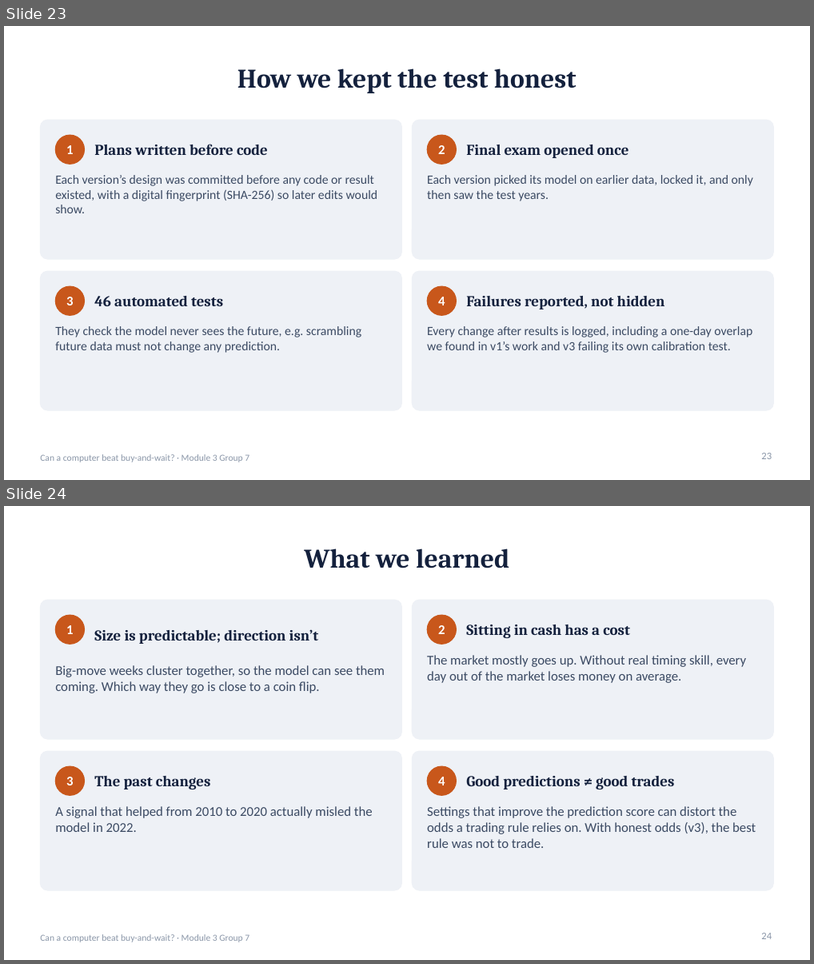
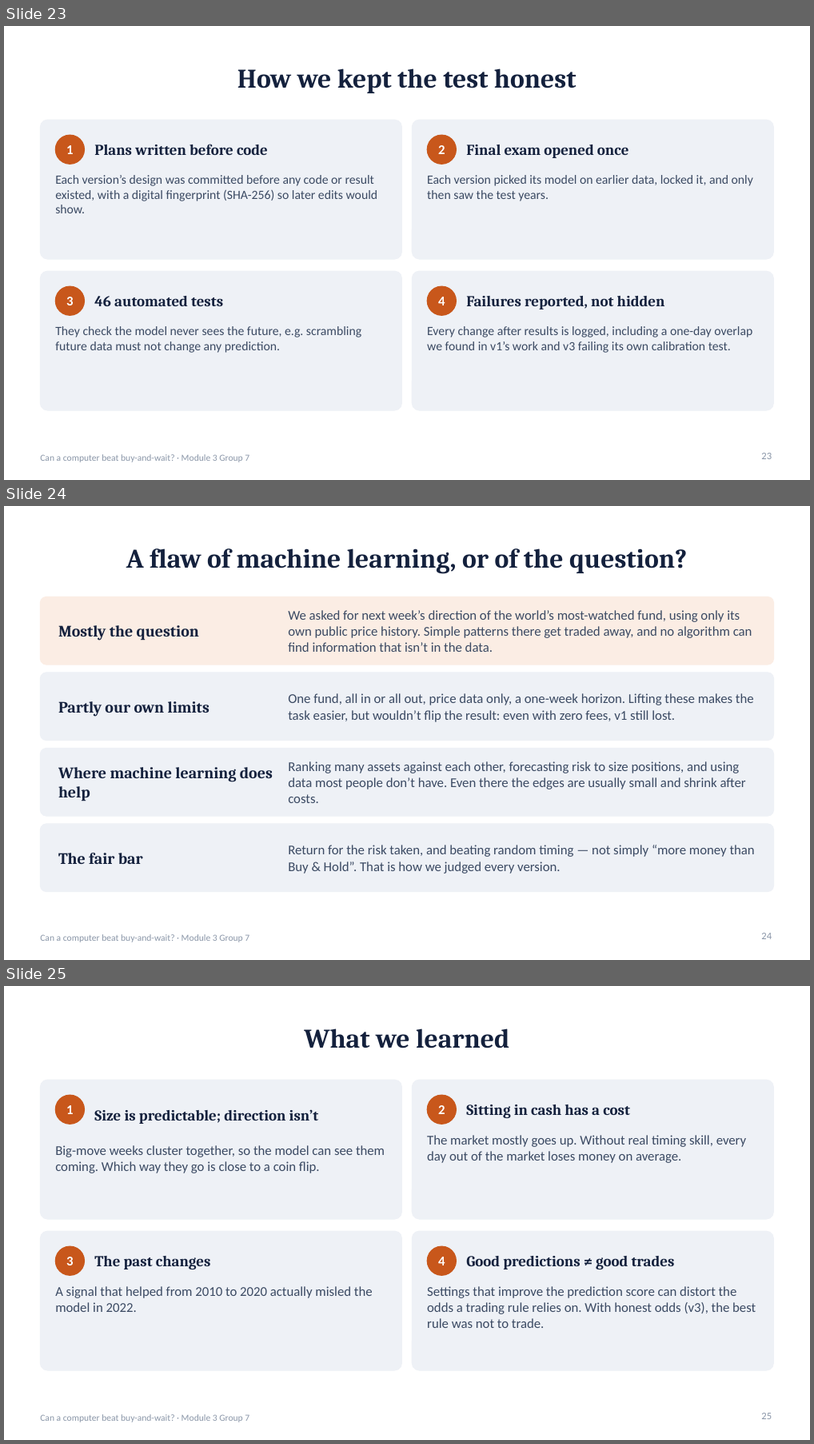
Before and after one commit to TKCH121/spy, a slide deck: presentation/SPY_Model_Presentation.pptx. Shown one above the other, each under a label of ours: slides 23 and 24 before the commit, slides 23, 24 and 25 after it. The pictures are 814x964 and 814x1444 pixels, drawn with LibreOffice and Linux fonts; fonts in the diff are those of the drawing. Boxes give left, top, right and bottom in pixels: in the first picture for what was removed or moved away, otherwise in the second. Text is boxed around its words. In the diff, an @@ line names an element or a change of style, - is before the commit and + after.

```diff
--- a/presentation/SPY_Model_Presentation.pptx
+++ b/presentation/SPY_Model_Presentation.pptx
@@ slide 24 added at box(4, 506, 810, 960), background #FFFFFF; not listed: 1 template element that a slide beside it also shows @@
@@ title added at box(126, 548, 687, 574), 32 pt, text #14213D, bold @@
+A flaw of machine learning, or of the question?
@@ rounded rectangle added at box(40, 596, 774, 664), fill #FBEDE4, outline #FBEDE4 1 pt @@
@@ text added at box(58, 625, 199, 640), 19 pt, text #14213D, bold @@
+Mostly the question
@@ text added at box(288, 610, 753, 652), 16 pt, text #3B4A63 @@
+We asked for next week’s direction of the world’s most-watched fund, using only its own public price history. Simple patterns there get traded away, and no algorithm can find information that isn’t in the data.
@@ rounded rectangle added at box(40, 672, 774, 740), fill #EEF1F6, outline #EEF1F6 1 pt @@
@@ text added at box(288, 693, 754, 722), 16 pt, text #3B4A63 @@
+One fund, all in or all out, price data only, a one-week horizon. Lifting these makes the task easier, but wouldn’t flip the result: even with zero fees, v1 still lost.
@@ text added at box(58, 701, 210, 716), 19 pt, text #14213D, bold @@
+Partly our own limits
@@ rounded rectangle added at box(40, 748, 774, 816), fill #EEF1F6, outline #EEF1F6 1 pt @@
@@ text added at box(58, 767, 273, 801), 19 pt, text #14213D, bold @@
+Where machine learning does help
@@ text added at box(288, 761, 746, 803), 16 pt, text #3B4A63 @@
+Ranking many assets against each other, forecasting risk to size positions, and using data most people don’t have. Even there the edges are usually small and shrink after costs.
@@ rounded rectangle added at box(40, 824, 774, 892), fill #EEF1F6, outline #EEF1F6 1 pt @@
@@ text added at box(58, 852, 143, 864), 19 pt, text #14213D, bold @@
+The fair bar
@@ text added at box(288, 844, 755, 873), 16 pt, text #3B4A63 @@
+Return for the risk taken, and beating random timing — not simply “more money than Buy & Hold”. That is how we judged every version.
@@ page number added at box(762, 932, 772, 939), 12 pt, text #8A96A8 @@
+24
@@ what was slide 24 is now slide 25 @@
@@ page number at box(762, 1412, 772, 1419): text changed @@
-24
+25
```
Also in this commit, not shown: 2 other files.
